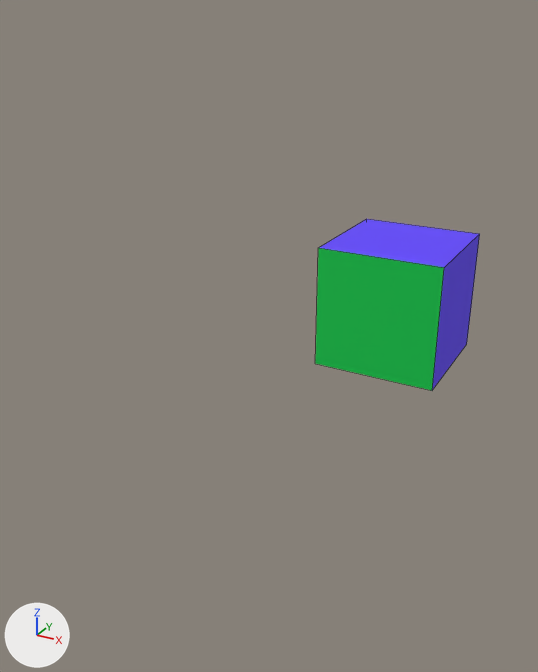
Two versions of the FBX model newton-4.00/applications/media/unitBox.fbx, one commit apart.
Camera for both pictures: a 50 mm lens placed at (1.85, -5.54, 2.19), pointed at (-0.22, -1.78, 0.3). The axes (+X, +Y, +Z) are drawn at lower left. The lights are the same throughout. Mesh edges are drawn as thin lines. Where no turn or scale is listed for an object, it has been applied to the vertices.
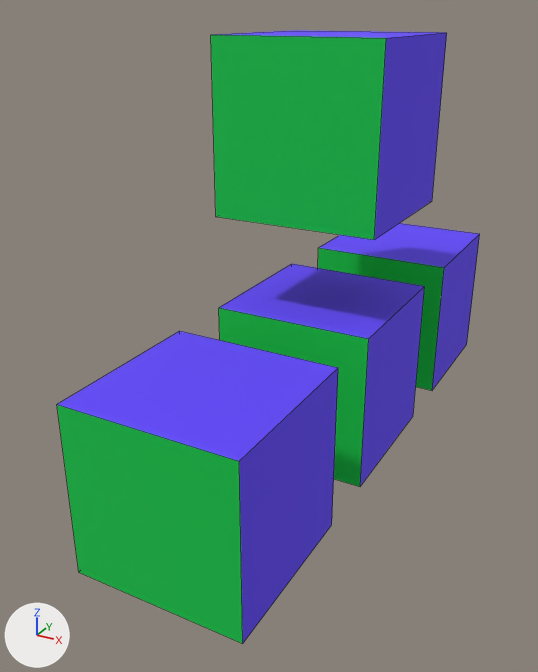
What differs and where, as boxes (x1, y1, x2, y2) in the pictures (538 x 672 px):
'Box003', added
    after: (57, 331, 338, 644)
    faces in mat_material__63 (blue #6245fd): (57, 331, 338, 643)
    faces in mat_material__51 (green #00ca4b): (57, 405, 243, 644)
'Box004', added
    after: (211, 30, 447, 240)
    faces in mat_material__51 (green #00ca4b): (211, 35, 386, 240)
    faces in mat_material__63 (blue #6245fd): (214, 30, 447, 239)
'Box002', added
    after: (219, 264, 424, 487)
    faces in mat_material__63 (blue #6245fd): (219, 264, 424, 486)
    faces in mat_material__51 (green #00ca4b): (219, 308, 369, 487)

What changed in the scene script:
```text
Add ob_box004:
    ob_box004 = bpy.data.objects.new('Box004', me_mesh.copy())  # the mesh of ob_box001
    ob_box004.location = (0.0, -1.437, 1.563)
Add ob_box003:
    ob_box003 = bpy.data.objects.new('Box003', me_mesh.copy())  # the mesh of ob_box001
    ob_box003.location = (0.0, -2.843, 0.0)
Add ob_box002:
    ob_box002 = bpy.data.objects.new('Box002', me_mesh.copy())  # the mesh of ob_box001
    ob_box002.location = (0.0, -1.437, 0.0)
```
